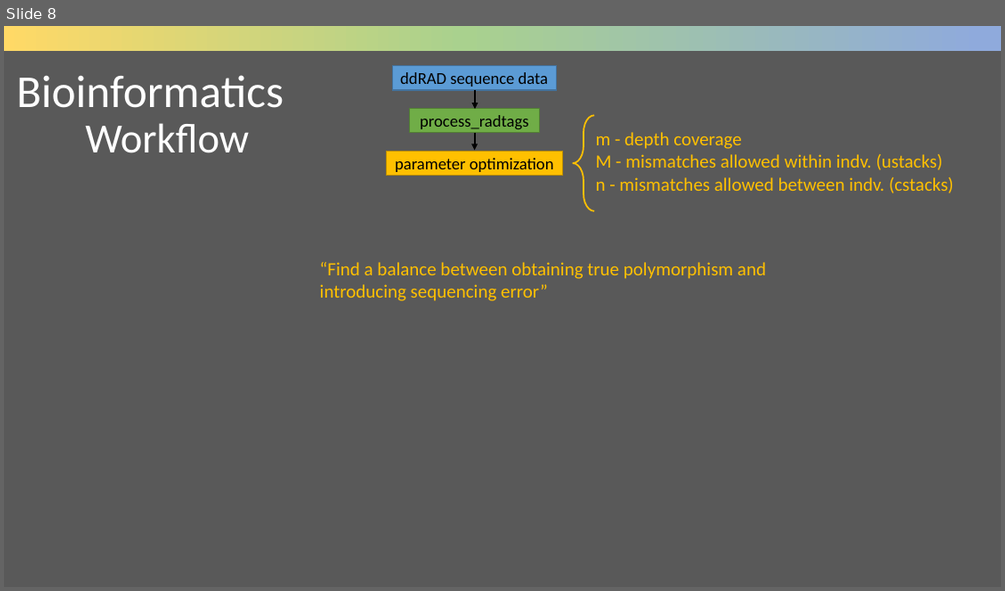
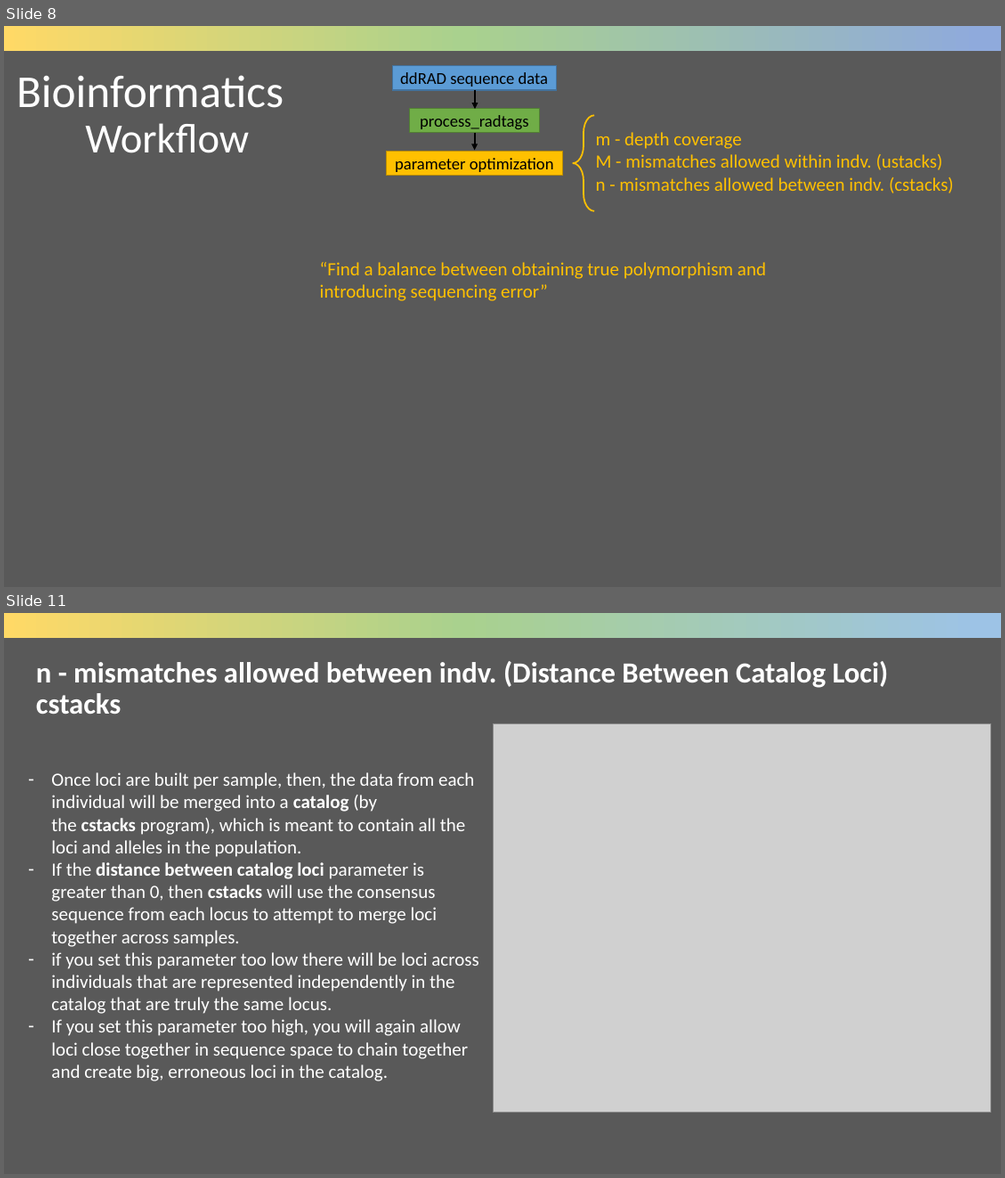
Before and after one commit to cd-barratt/ddRAD-seq_workshop, a slide deck: talks/2_Stacks2_lecture.pptx. Shown one above the other, each under a label of ours: slide 8 before the commit, slides 8 and 11 after it; the slides between them are not shown. The pictures are 1005x591 and 1005x1178 pixels, drawn with LibreOffice and Linux fonts; fonts in the diff are those of the drawing; grey boxes stand for pictures. Boxes give left, top, right and bottom in pixels: in the first picture for what was removed or moved away, otherwise in the second. Text is boxed around its words. In the diff, an @@ line names an element or a change of style, - is before the commit and + after.

```diff
--- a/talks/2_Stacks2_lecture.pptx
+++ b/talks/2_Stacks2_lecture.pptx
@@ slide 11 added at (4,613,1001,1174), background #595959 @@
@@ rectangle added at (4,613,1001,639), fill gradient #FFD966 to #A9D18E to #9DC3E6 @@
@@ title added at (36,661,889,714), 28 pt, text #FFFFFF, bold @@
+n - mismatches allowed between indv. (Distance Between Catalog Loci)
+cstacks
@@ picture added at (493,723,991,1111) @@
@@ text added at (51,772,478,1081), 18 pt, text #FFFFFF @@
+– Once loci are built per sample, then, the data from each individual will be merged into a catalog (by the cstacks program), which is meant to contain all the loci and alleles in the population.
+– If the distance between catalog loci parameter is greater than 0, then cstacks will use the consensus sequence from each locus to attempt to merge loci together across samples.
+– if you set this parameter too low there will be loci across individuals that are represented independently in the catalog that are truly the same locus.
+– If you set this parameter too high, you will again allow loci close together in sequence space to chain together and create big, erroneous loci in the catalog.
```
Also in this commit, not shown: 4 slides changed, 2 other slides added, 1 other file.
